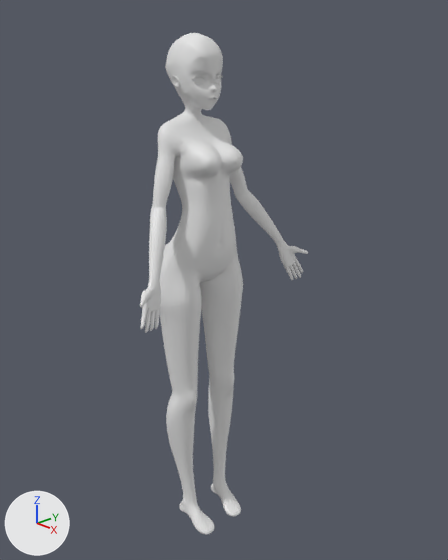
The Blender file Models/Character/Character.blend, before and after one commit.
The view is the same before and after, from a camera (50 mm lens) standing at (2.796, -2.43, 1.362) and looking at (0.044, 0.132, -0.022). The axes (+X, +Y, +Z) are drawn at lower left. The lights are the same throughout.

In view in the first picture: '人物'.
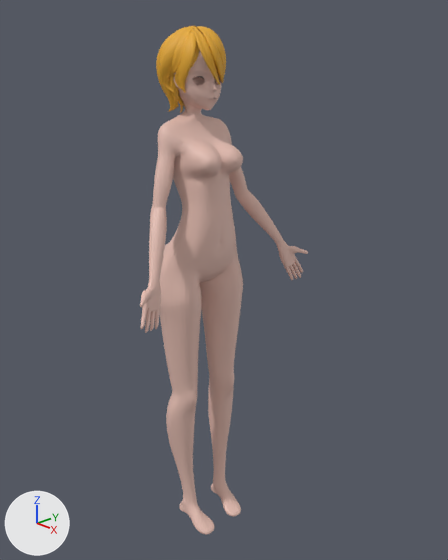
What differs and where, as boxes (x1, y1, x2, y2) in the pictures (448 x 560 px):
'Nurbs路徑.005', shown
    after: (159, 26, 194, 92)
'Nurbs路徑.003', shown
    after: (179, 30, 196, 93)
'Nurbs路徑', shown
    after: (193, 27, 220, 85)
'Nurbs路徑.001', shown
    after: (196, 27, 224, 83)
'Nurbs路徑.006', shown
    after: (170, 27, 194, 75)
'Nurbs路徑.002', shown
    after: (196, 26, 226, 75)
'Nurbs路徑.017', shown
    after: (160, 27, 188, 112)
'Nurbs路徑.031', shown
    after: (170, 74, 179, 110)
'Nurbs路徑.018', shown
    after: (156, 34, 179, 107)
'Nurbs路徑.004', shown
    after: (175, 41, 200, 90)
'Nurbs路徑.007', shown
    after: (199, 26, 223, 44)
part 1 of me_平面, deleted
    before: (193, 77, 205, 85)
part 2 of me_平面, cut back
    before: (172, 73, 223, 137)
    after: (173, 74, 217, 137)
part 3 of me_平面, recoloured (grey to beige)
    both: (140, 111, 308, 535)

What changed in the scene script:
```text
Add mat_材質_001:
    mat_材質_001 = principled_material('材質.001')
    mat_材質_001.base_color = (0.8, 0.528, 0.458)  # beige #e7c0b4
    mat_材質_001.roughness = 0.533
    mat_材質_001.specular_ior_level = 0.47
Add mat_材質_006:
    mat_材質_006 = principled_material('材質.006')
    mat_材質_006.base_color = (0.00363, 0.00107, 0.0033)  # black #0c040b
    mat_材質_006.roughness = 0.588
Change me_平面:
    used by ob_人物; location = (-0.01, 0.0, 0.701); rotation_euler = (0.0, 1.571, 0.0), in degrees (0, 90, 0); scale = (1.0, 1.12, 1.12)
    remove me_平面.from_pydata(...)  # 3066 vertices, 2976 faces, 70 loose edges; spans x -0.76..2.51, y -0.62..0.62, z -0.25..0.26
    add me_平面.from_pydata(...)  # 1791 vertices, 1798 faces; spans x -0.76..2.51, y -0.62..0.62, z -0.25..0.26
    me_平面 part 1: the loose piece of 102 vertices spanning x -0.53..-0.48, y -0.09..-0.03, z 0.05..0.07 is deleted
    me_平面 part 2: 5 vertices moved from x -0.53..-0.28, y -0.12..0.12, z -0.06..-0.01 to x -0.53..-0.28, y -0.12..0.12, z -0.06..-0.02; 185 vertices removed from x -0.56..-0.35, y -0.14..0.14, z -0.06..0.08; 14 vertices added at x -0.54..-0.46, y -0.14..0.14, z -0.06..0.08
    me_平面 part 3: 1764 faces spanning x -0.76..2.51, y -0.62..0.62, z -0.25..0.26 switch from no material to mat_材質_001 (beige #e7c0b4)
    add me_平面.materials.append(mat_材質_006)  # black #0c040b
Change ob_nurbs路徑:
    remove ob_nurbs路徑.hide_set(True)  # its collection is switched off
Change ob_nurbs路徑_001:
    remove ob_nurbs路徑_001.hide_set(True)  # its collection is switched off
Change ob_nurbs路徑_002:
    remove ob_nurbs路徑_002.hide_set(True)  # its collection is switched off
Change ob_nurbs路徑_003:
    remove ob_nurbs路徑_003.hide_set(True)  # its collection is switched off
Change ob_nurbs路徑_004:
    remove ob_nurbs路徑_004.hide_set(True)  # its collection is switched off
Change ob_nurbs路徑_005:
    remove ob_nurbs路徑_005.hide_set(True)  # its collection is switched off
Change ob_nurbs路徑_006:
    remove ob_nurbs路徑_006.hide_set(True)  # its collection is switched off
Change ob_nurbs路徑_007:
    remove ob_nurbs路徑_007.hide_set(True)  # its collection is switched off
Change ob_nurbs路徑_017:
    remove ob_nurbs路徑_017.hide_set(True)  # its collection is switched off
Change ob_nurbs路徑_018:
    remove ob_nurbs路徑_018.hide_set(True)  # its collection is switched off
Change ob_nurbs路徑_030:
    remove ob_nurbs路徑_030.hide_set(True)  # its collection is switched off
Change ob_nurbs路徑_031:
    remove ob_nurbs路徑_031.hide_set(True)  # its collection is switched off
```
